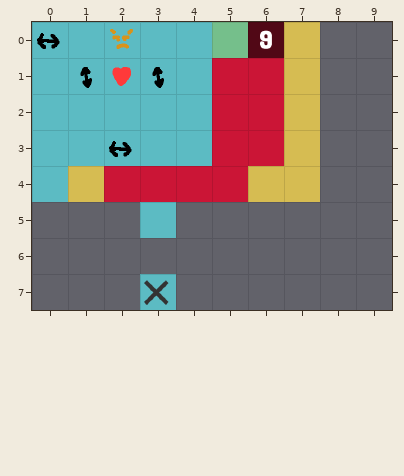
Tiled map -- spaders/src/map/debug/debug.tmx. The picture above was drawn from the file before the commit.
Cells are 64x64 px. Shown: x 0..9, y 0..7.
The result:
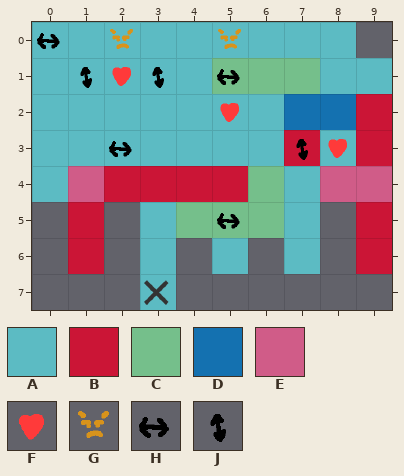
Key: from "spadersTileset": A 0, B 1, C 3, D 4, E 5, F 35, G 36, H 37, J 38.
_ is an empty cell, . an unchanged one.
Tiles of an added or newly shown layer are drawn over the layers below it.
What changed:
--- layer "Empty_Teste_NewMech" (added)
@@ x 1..9 @@
-0 ....____.
-1 ...._____
-2 ...._____
-3 ...._____
-4 _....____
-5 _..____._
-6 _._._._._
+0 ....AAAA.
+1 ....CCCAA
+2 ....AADDB
+3 ....AABAB
+4 E....CAEE
+5 B..CCCA.B
+6 B.A.A.A.B
--- layer "_ADDON_Teste_NewMech" (added)
@@ x 5..8 @@
-0 _...
-1 _...
-2 _...
-3 ..__
+0 G...
+1 H...
+2 F...
+3 ..JF
@@ x 5..5 @@
-5 _
+5 H
